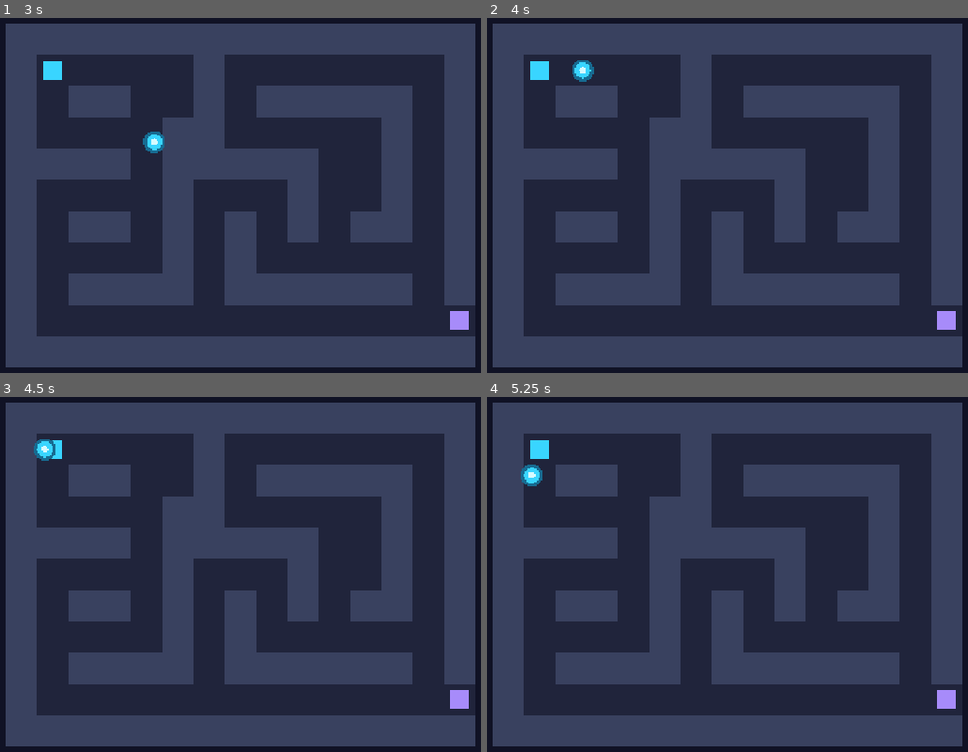
Above: before the commit, frames 1-4 (two rows, left to right).
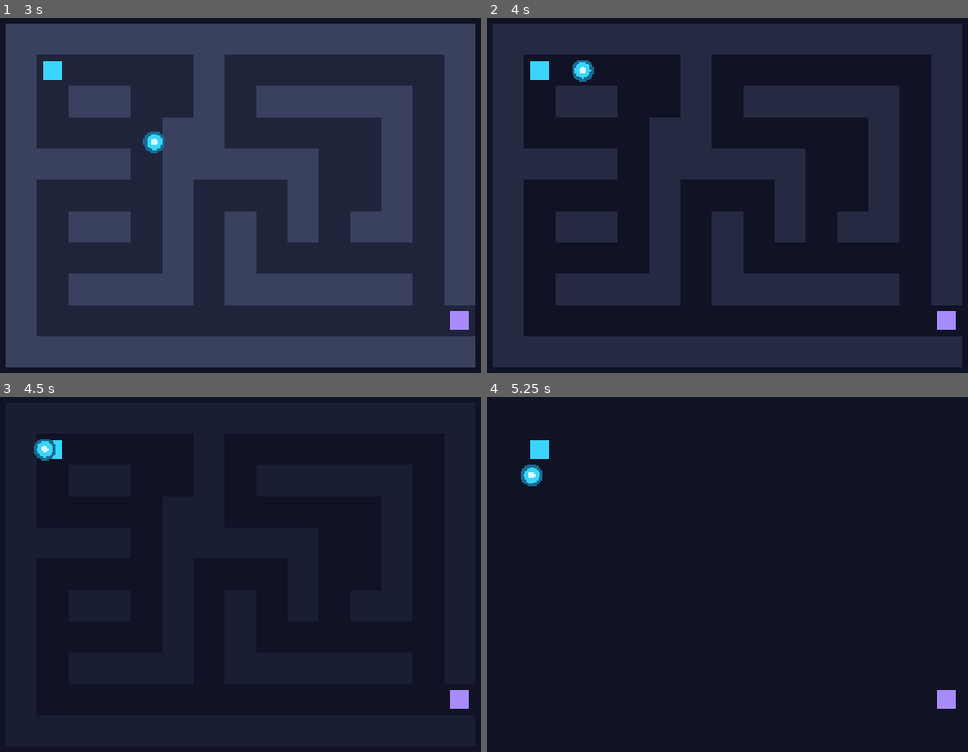
Above: after the commit, the same moments.

Repository: bansalrujul07/THE-FORGOTTEN-PATH
Game: Godot game, scene res://main.tscn
Two runs of this game, one before a commit and one after it. Both use one fixed random seed, a clock stepped at 60 frames per second and the inputs below.
Inputs:
- Up to frame 1 (3 s): tap Enter at 0.5 s; hold Right (ui_right) 0.53-1.28 s; hold Down (ui_down) 1.28-2.03 s; hold Right (ui_right) 2.03-2.78 s; tap Space at 2.75 s; hold Up (ui_up) from 2.78 s (still down)
- Up to frame 2 (4 s): release Up (ui_up) at 3.53 s; hold Left (ui_left) from 3.53 s (still down)
- Up to frame 3 (4.5 s): keep holding Left (ui_left)
- Up to frame 4 (5.25 s): tap Enter at 5 s; release Left (ui_left) at 5.03 s; hold Down (ui_down) from 5.03 s (still down)

Frame 1 is identical in both runs. In frame 2, 51% of the frame differs, in the area x 1-99%, y 1-99%; in frame 3, 51%; in frame 4, 51%.

Commit message:
feat: add animated maze disappearance

Diff:
--- a/scripts/maze.gd
+++ b/scripts/maze.gd
@@ -1,6 +1,8 @@
 extends Node2D
 
 const CELL_SIZE = 48
+
+var wall_alpha = 1.0
 
 const MAZE_MAP = [
 	"###############",
@@ -21,9 +23,18 @@
 const START_COLOR = Color("#39D5FF")
 const EXIT_COLOR = Color("#A78BFA")
 
+
 func _ready():
 	create_wall_collisions()
 	create_exit()
+
+	# Keep the maze visible for 3 seconds
+	await get_tree().create_timer(3.0).timeout
+
+	# Fade the walls over 2 seconds
+	var tween = create_tween()
+	tween.tween_property(self, "wall_alpha", 0.0, 2.0)
+
 
 func create_wall_collisions():
 	var rows = MAZE_MAP.size()
@@ -51,18 +62,18 @@
 
 				add_child(wall)
 
+
 func create_exit():
 	var exit_area = Area2D.new()
 	var collision = CollisionShape2D.new()
 	var shape = RectangleShape2D.new()
 
-	# Very small detection area
 	shape.size = Vector2(2, 2)
 	collision.shape = shape
 
 	exit_area.add_child(collision)
 
-	# Find the exact exit cell from the maze map
+	# Find the exit cell from the maze map
 	for y in range(MAZE_MAP.size()):
 		var x = MAZE_MAP[y].find("E")
 
@@ -96,6 +107,7 @@
 
 		print("Congratulations! You completed the maze!")
 
+
 func _draw():
 	var rows = MAZE_MAP.size()
 	var cols = MAZE_MAP[0].length()
@@ -121,12 +133,18 @@
 			)
 
 			if cell == "#":
-				draw_rect(rect, WALL_COLOR)
-			else:
+				var faded_wall_color = WALL_COLOR
+				faded_wall_color.a = wall_alpha
+				draw_rect(rect, faded_wall_color)
+			elif wall_alpha >= 1.0:
 				draw_rect(rect, FLOOR_COLOR)
 
 			if cell == "S":
 				draw_rect(rect.grow(-10), START_COLOR)
-
 			elif cell == "E":
 				draw_rect(rect.grow(-10), EXIT_COLOR)
+
+
+func _process(_delta):
+	if wall_alpha < 1.0:
+		queue_redraw()
